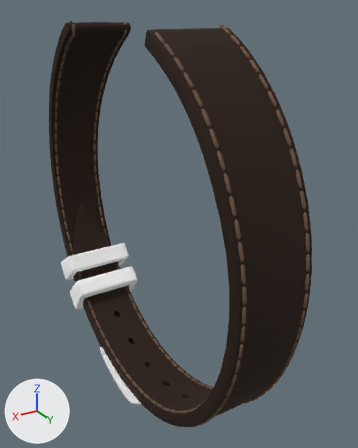
A saved change to the glTF model src/assets/models/leather_band.glb.
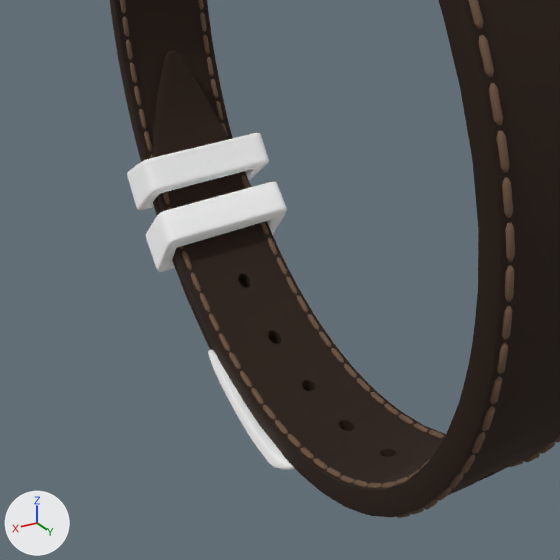
There are two pictures of each version: one whole from a 50 mm lens placed at (1.84, 3.7, 0.15), pointed at (-0.28, 0.16, -1.62), one close up on the part from 0% to 75% of the width and 40% to 100% of the height. The axes (+X, +Y, +Z) are drawn at lower left. The lights are the same throughout. The last two pictures show the newer version. Where no turn or scale is listed for an object, it has been applied to the vertices.

Names of what the first close-up shows: 'tread', 'wristband_leather', 'wristband_leather_metal_part'.
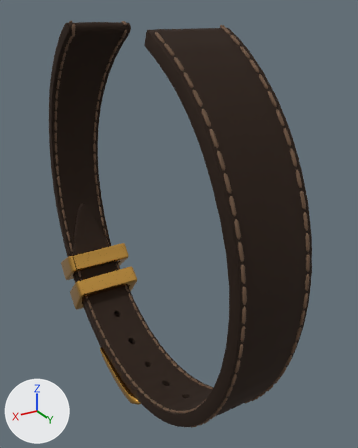
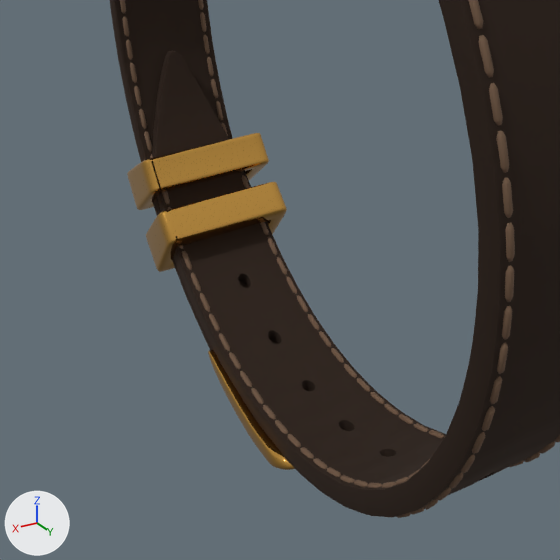
Commit message: Added leather band with metal effect

Changed parts and their boxes (x1, y1, x2, y2) in the close-ups (560 x 560 px):
'wristband_leather_metal_part', recoloured, surface changed (white to orange): (127, 133, 295, 470) in both

The edits, one by one:
Material 'gold' (mat_gold) changes colour from white #ffffff to orange #e7b057; in linear values from (1.0, 1.0, 1.0) to (0.8, 0.436, 0.0952).
In material 'gold' (mat_gold), roughness goes from 1.0 to 0.108.
